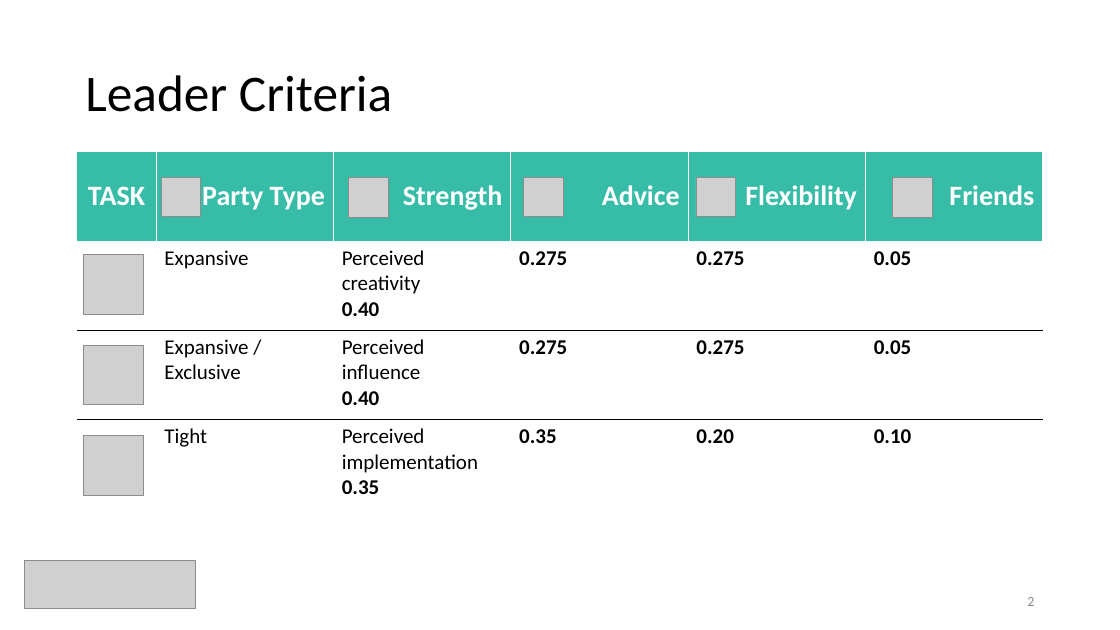
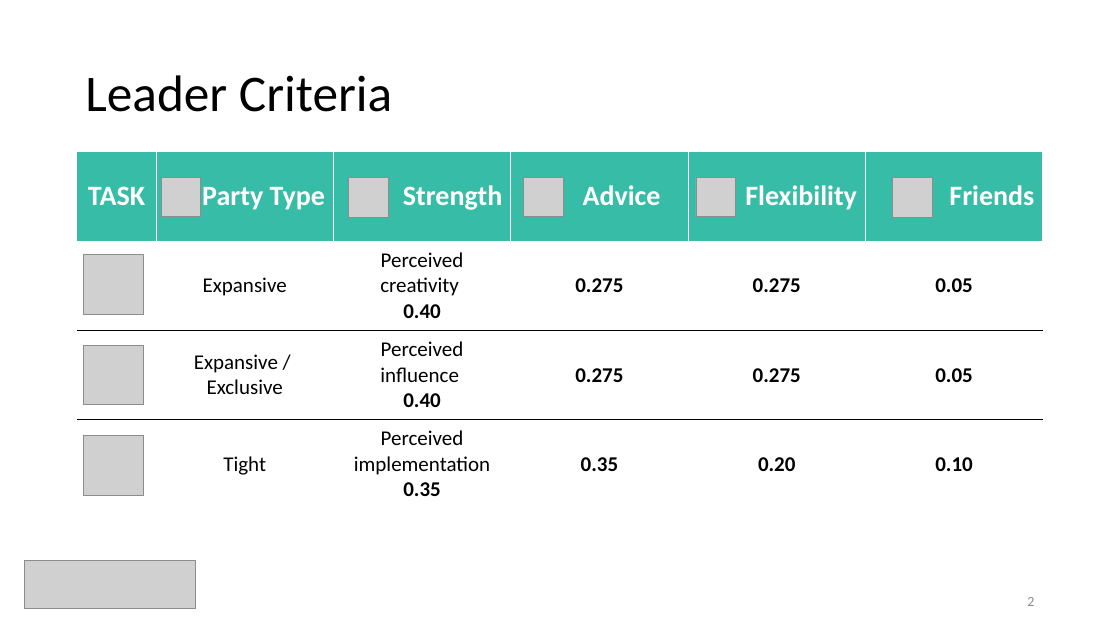
Before and after one commit to ceciliacheungns/Analytics_In_Business, a slide deck: slide 3 of Presentation.pptx. Drawn at 1120x630 pixels with LibreOffice and Linux fonts; fonts in the diff are those of the drawing; grey boxes stand for pictures. Boxes give left, top, right and bottom in pixels: in the first picture for what was removed or moved away, otherwise in the second. Text is boxed around its words. In the diff, an @@ line names an element or a change of style, - is before the commit and + after.

```diff
--- a/Presentation.pptx
+++ b/Presentation.pptx
@@ table at bbox=[77, 151, 1043, 508] @@
@@ alignment right to centre @@
@@ alignment left to centre @@
```
Also in this commit, not shown: 2 other slides changed, 2 slides removed.
